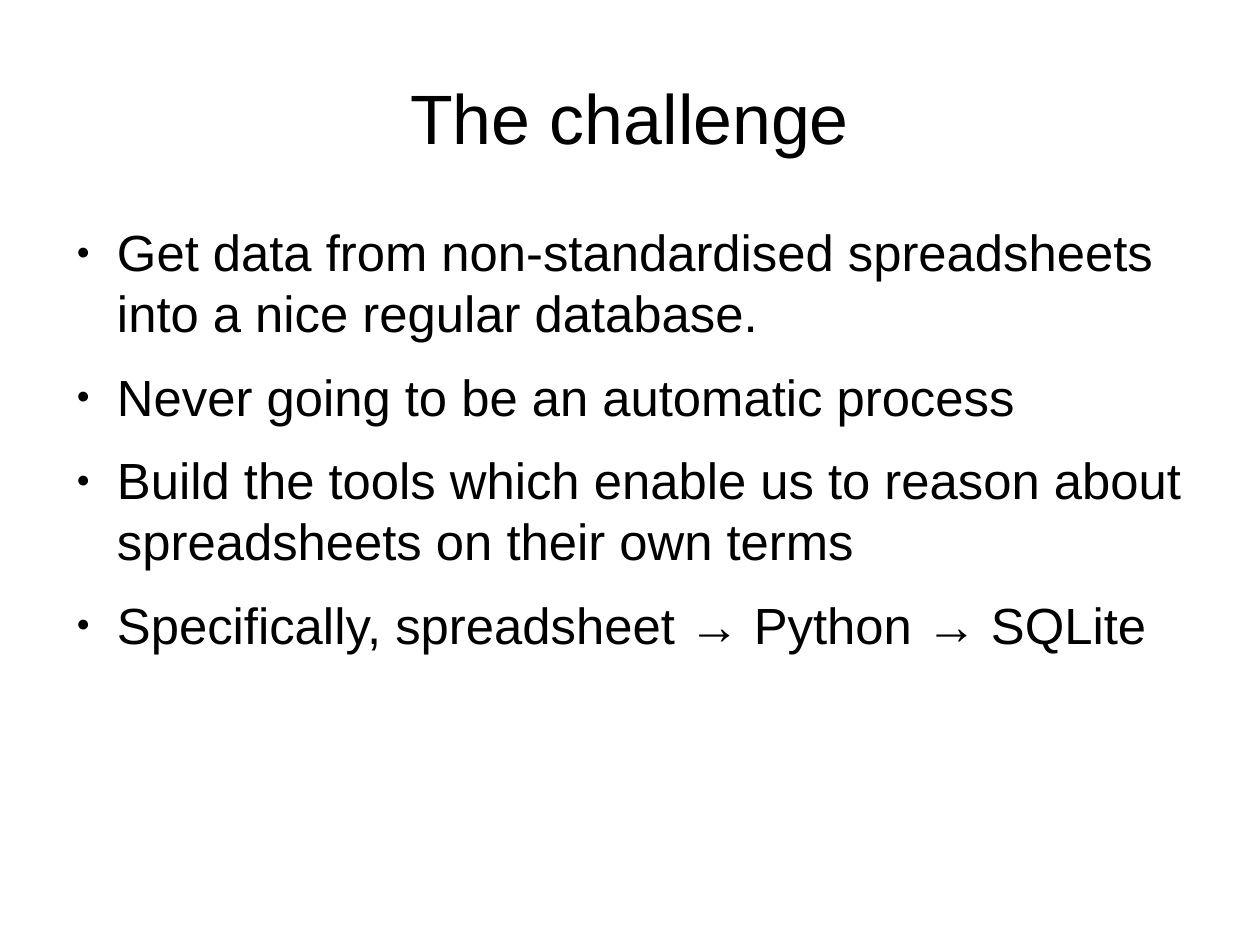
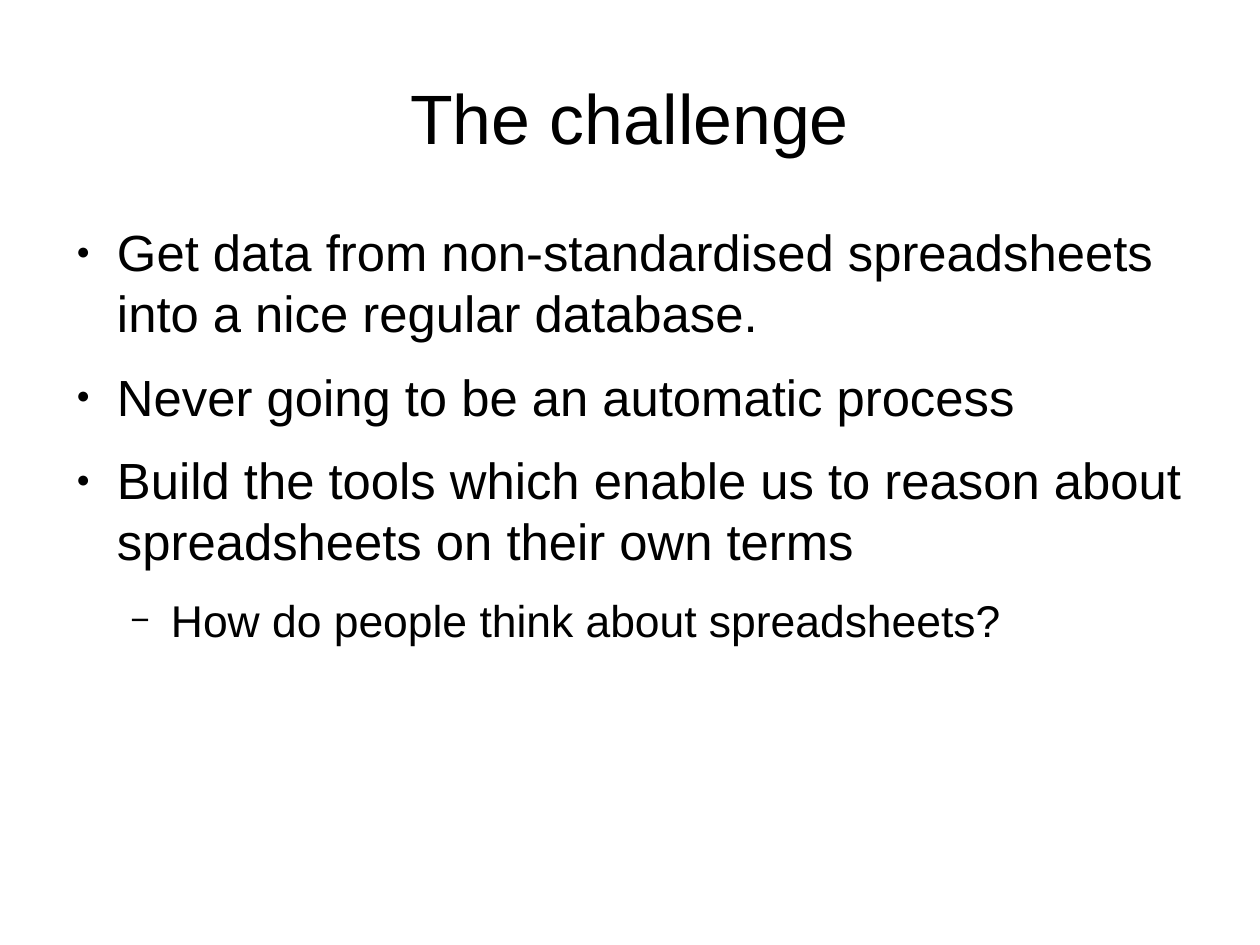
Before and after one commit to sensiblecodeio/xypath, a slide deck: slide 10 of presentation.odp (slide 5 before the commit). Drawn at 1260x945 pixels with LibreOffice and Linux fonts; fonts in the diff are those of the drawing. Boxes give left, top, right and bottom in pixels: in the first picture for what was removed or moved away, otherwise in the second. Text is boxed around its words. In the diff, an @@ line names an element or a change of style, - is before the commit and + after.

```diff
--- a/presentation.odp
+++ b/presentation.odp
@@ text at bbox=[171, 604, 1000, 647]: text changed; size 32 to 28 pt @@
-● Specifically, spreadsheet → Python → SQLite
+  − How do people think about spreadsheets?
```
Also in this commit, not shown: 10 other slides changed, 7 slides added, 2 slides removed.
